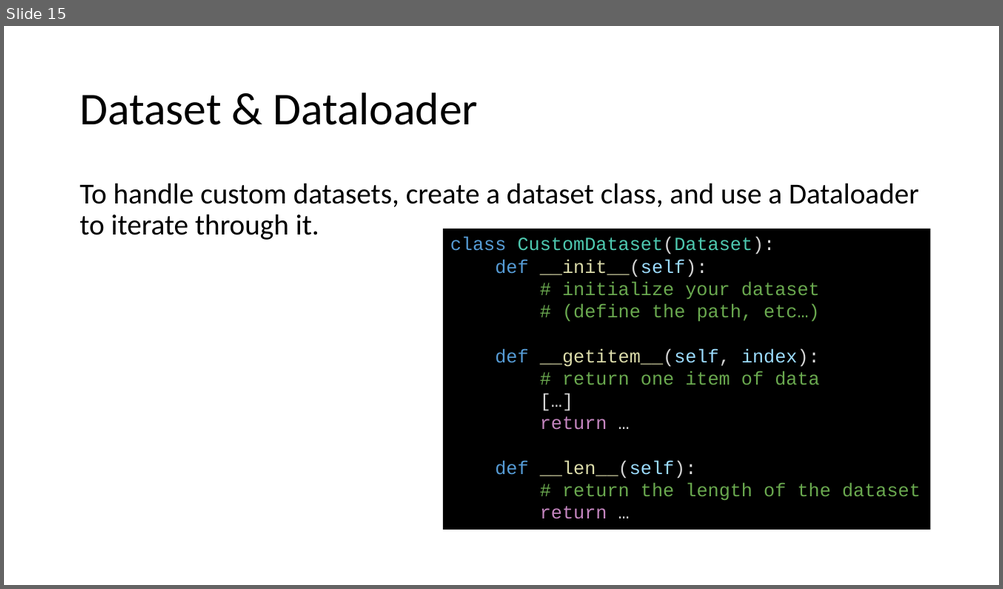
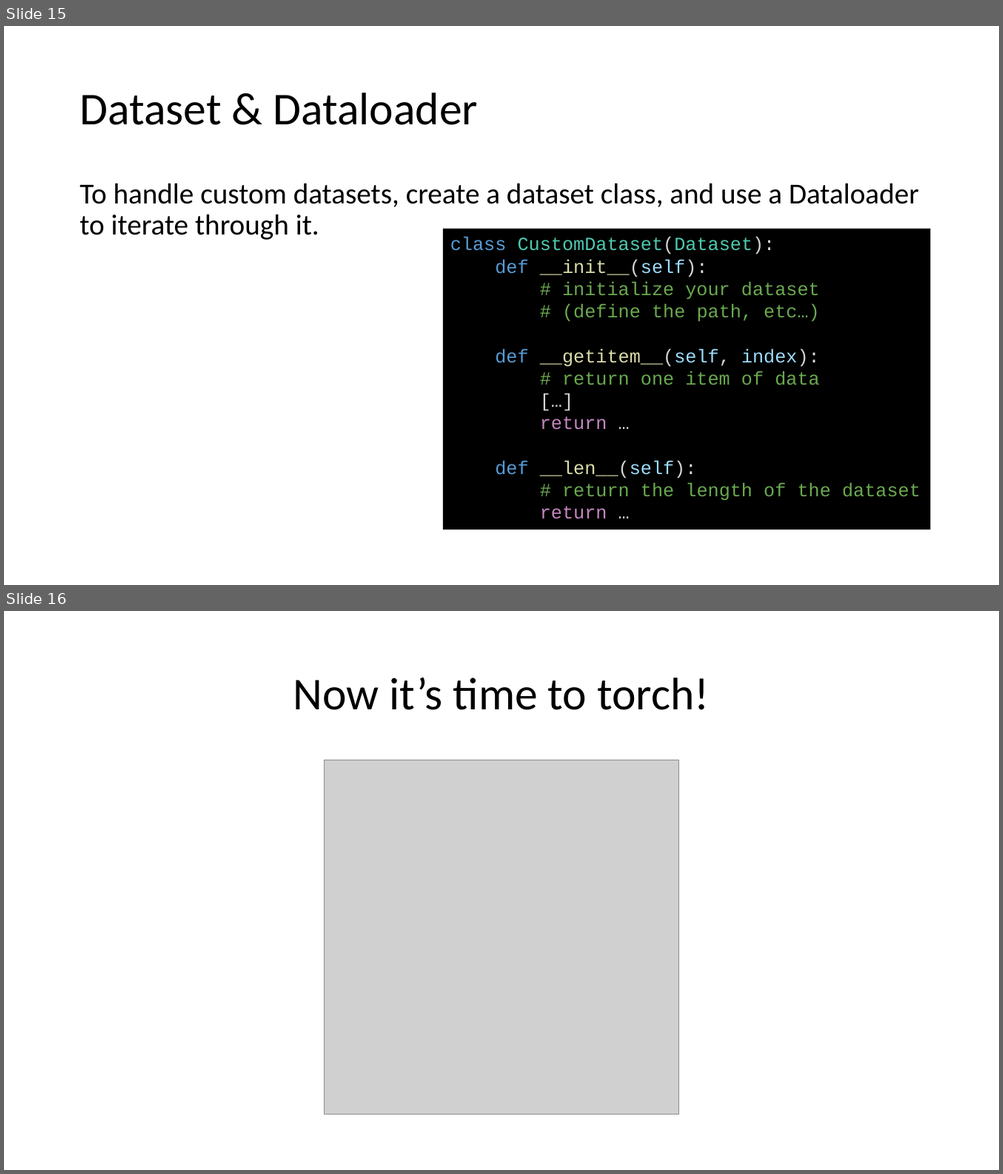
Before and after one commit to MICS-Lab/DeepLearningCourse, a slide deck: Slides_2.pptx. Shown one above the other, each under a label of ours: slide 15 before the commit, slides 15 and 16 after it. The pictures are 1003x589 and 1003x1174 pixels, drawn with LibreOffice and Linux fonts; fonts in the diff are those of the drawing; grey boxes stand for pictures. Boxes give left, top, right and bottom in pixels: in the first picture for what was removed or moved away, otherwise in the second. Text is boxed around its words. In the diff, an @@ line names an element or a change of style, - is before the commit and + after.

Commit message:
added torch it slide

```diff
--- a/Slides_2.pptx
+++ b/Slides_2.pptx
@@ slide 16 added at [4,611,999,1170], background #FFFFFF @@
@@ title added at [293,678,708,710], 44 pt, text #000000 @@
+Now it’s time to torch!
@@ picture added at [324,760,679,1116] @@
```
